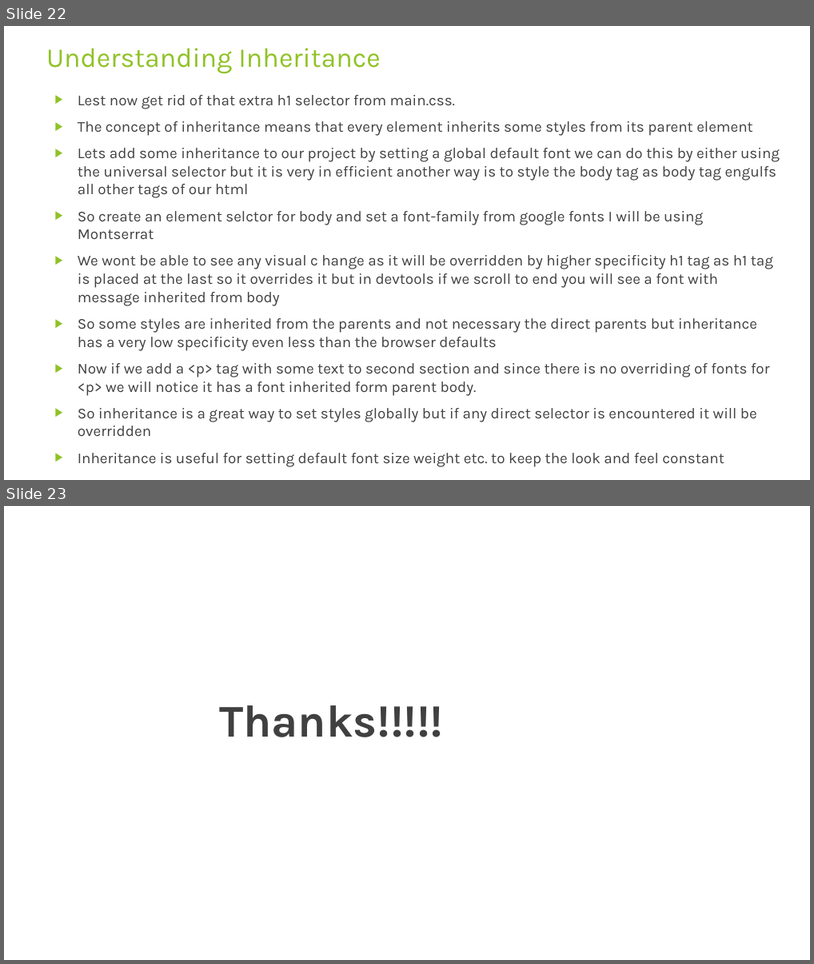
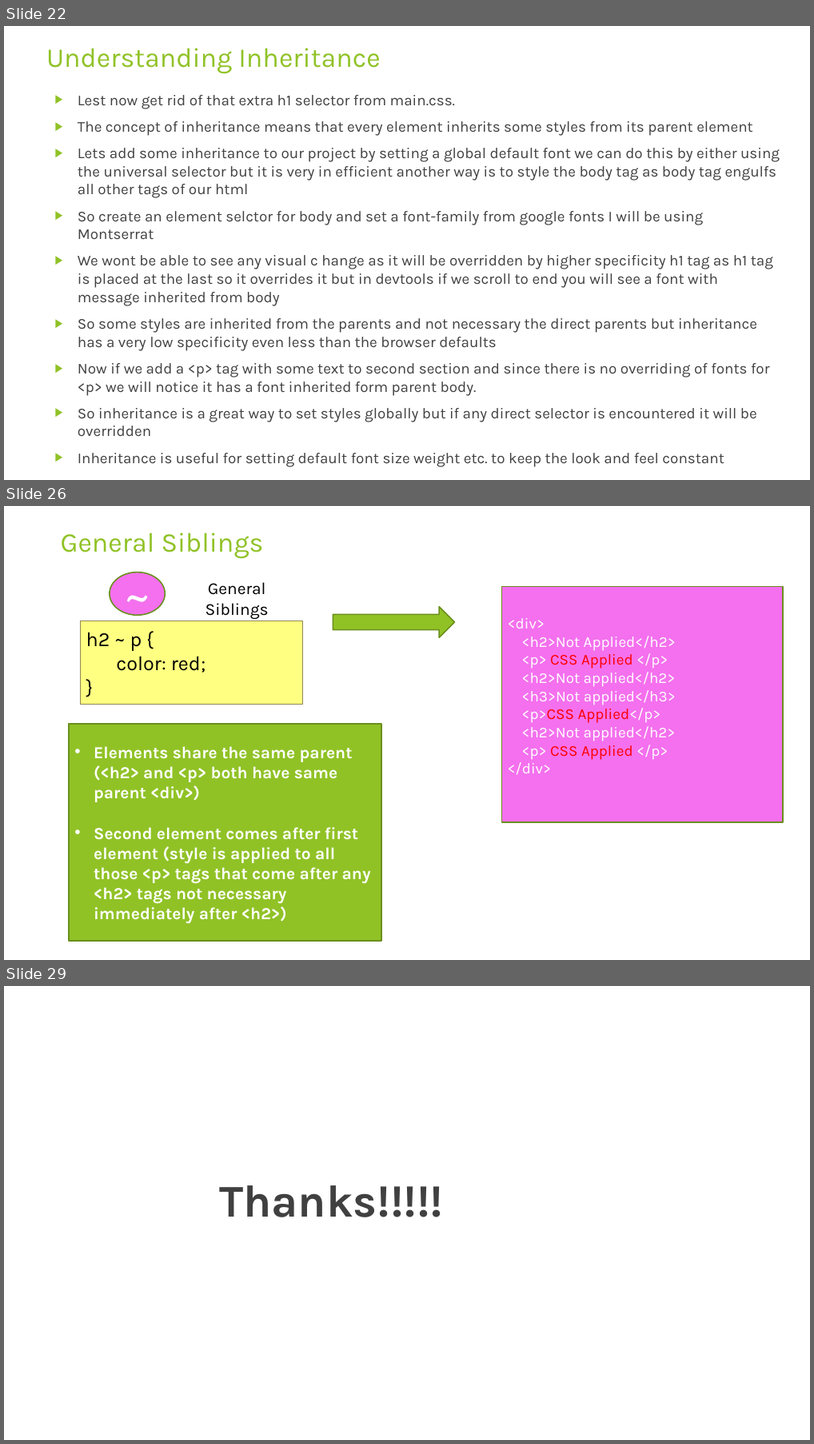
Before and after one commit to rudhrainfogain/CSS, a slide deck: PPT/Css-v2.pptx. Shown one above the other, each under a label of ours: slides 22 and 23 before the commit, slides 22, 26 and 29 after it; the slides between them are not shown. The pictures are 814x964 and 814x1444 pixels, drawn with LibreOffice and Linux fonts; fonts in the diff are those of the drawing. Boxes give left, top, right and bottom in pixels: in the first picture for what was removed or moved away, otherwise in the second. Text is boxed around its words. In the diff, an @@ line names an element or a change of style, - is before the commit and + after.

```diff
--- a/PPT/Css-v2.pptx
+++ b/PPT/Css-v2.pptx
@@ slide 26 added at bbox=[4, 506, 810, 960], background #FFFFFF @@
@@ title added at bbox=[61, 532, 264, 559], 32.4 pt, text #90C226 @@
+General Siblings
@@ ellipse added at bbox=[110, 572, 165, 615], fill #F470EE, outline #6B901C 1.5 pt, 60 pt, text #FFFFFF @@
+~
@@ text added at bbox=[206, 582, 269, 619], 20 pt, text #000000 @@
+General Siblings
@@ rectangle added at bbox=[502, 587, 783, 822], fill #F470EE, outline #6B901C 1.5 pt, 18 pt, text #FFFFFF @@
+<div>
+<h2>Not Applied</h2>
+<p> CSS Applied </p>
+<h2>Not applied</h2>
+<h3>Not applied</h3>
+<p>CSS Applied</p>
+<h2>Not applied</h2>
+<p> CSS Applied </p>
+</div>
@@ rectangle added at bbox=[80, 621, 303, 704], fill #FFFF81, outline #918655 1 pt, 24 pt, text #000000 @@
+h2 ~ p {
+color: red;
+}
@@ right arrow added at bbox=[333, 607, 454, 637], fill #90C226, outline #6B901C 1.5 pt @@
@@ rectangle added at bbox=[69, 724, 382, 941], fill #90C226, outline #6B901C 1.5 pt, 20 pt, text #FFFFFF, bold @@
+• Elements share the same parent (<h2> and <p> both have same parent <div>)
+• Second element comes after first element (style is applied to all those <p> tags that come after any <h2> tags not necessary immediately after <h2>)
@@ what was slide 23 is now slide 29 @@
```
Also in this commit, not shown: 5 other slides added.
